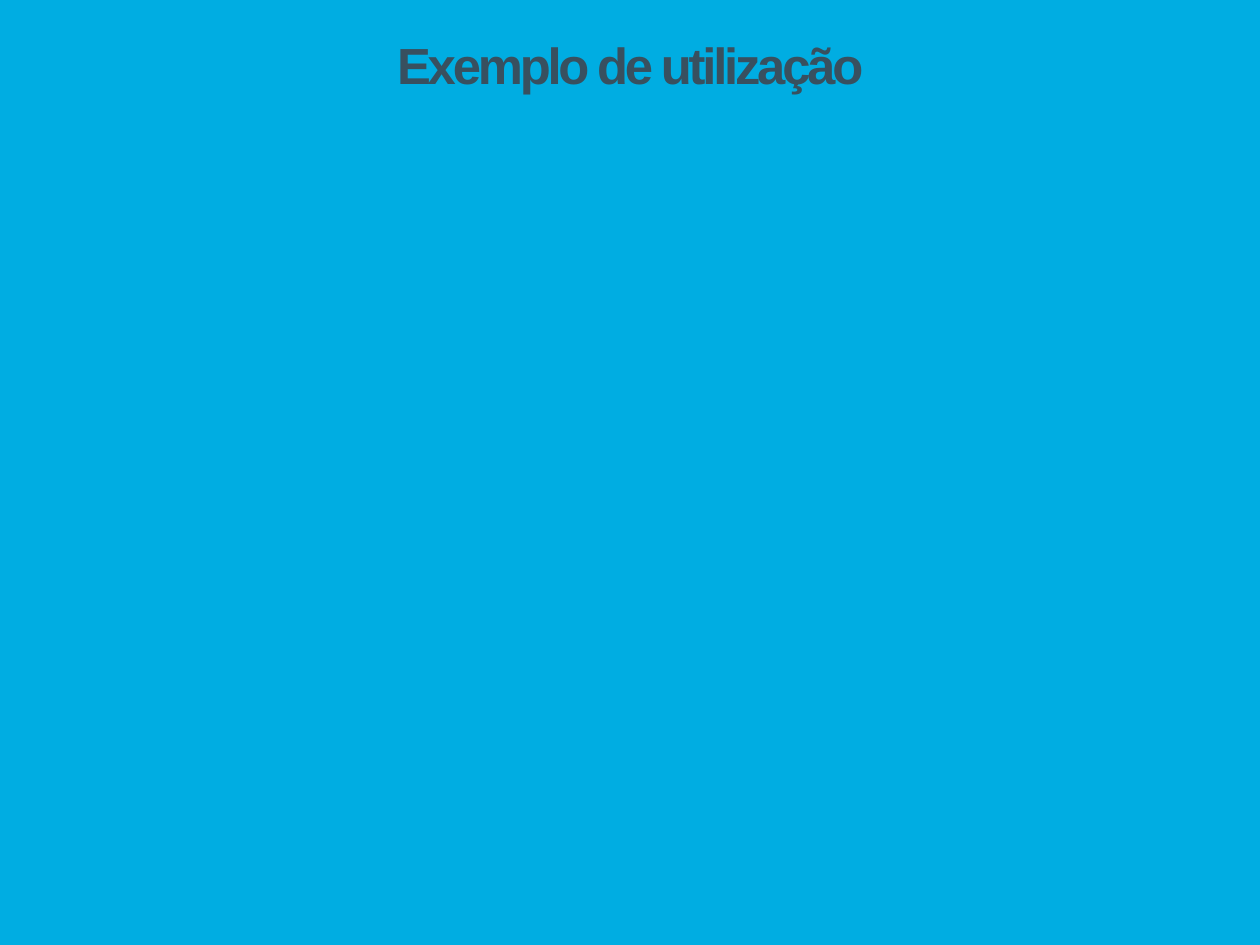
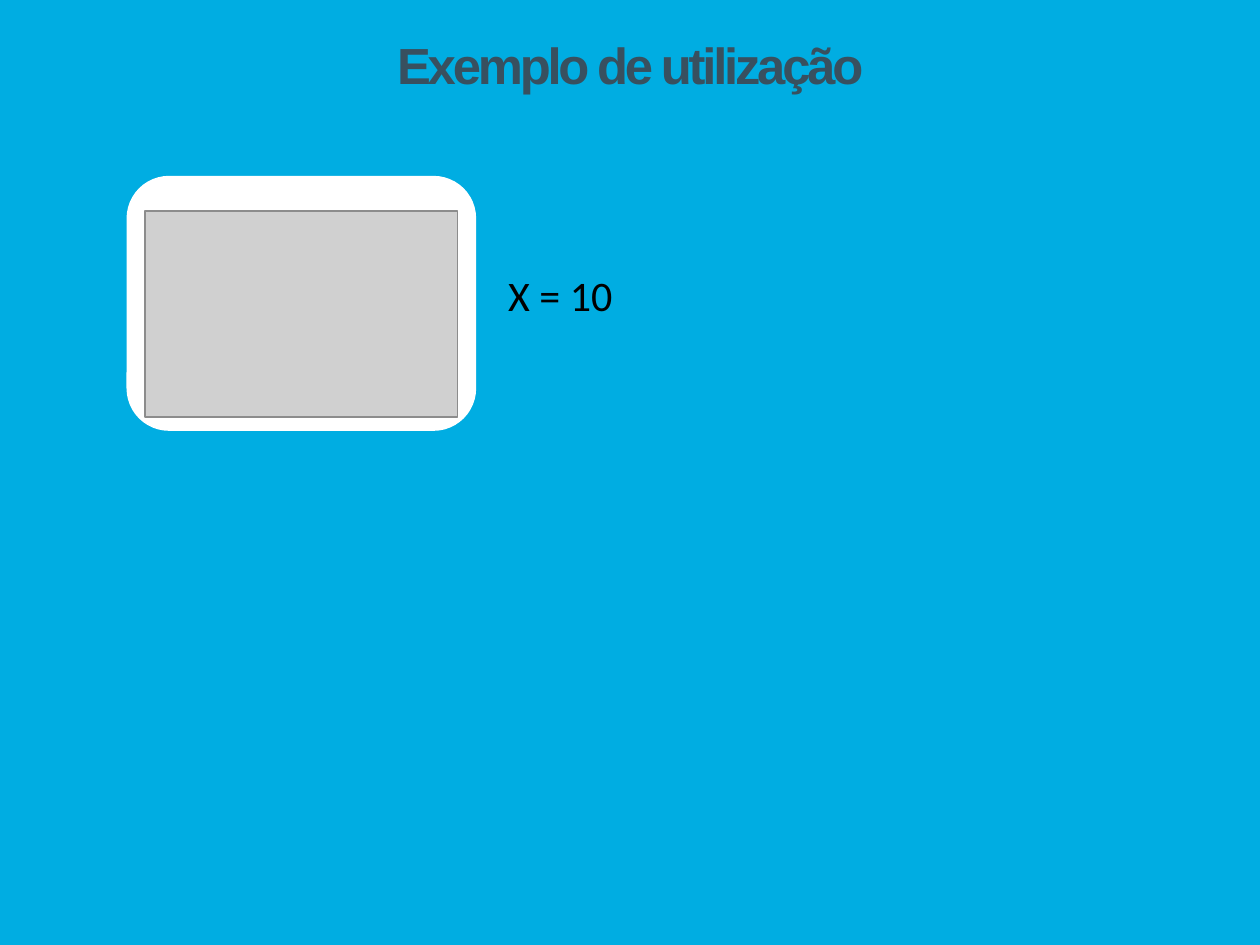
Before and after one commit to Tibblue/PLC, a slide deck: slide 8 of SPLN/tp2/apresSPLN.pptx (slide 6 before the commit). Drawn at 1260x945 pixels with LibreOffice and Linux fonts; fonts in the diff are those of the drawing; grey boxes stand for pictures. Boxes give left, top, right and bottom in pixels: in the first picture for what was removed or moved away, otherwise in the second. Text is boxed around its words. In the diff, an @@ line names an element or a change of style, - is before the commit and + after.

```diff
--- a/SPLN/tp2/apresSPLN.pptx
+++ b/SPLN/tp2/apresSPLN.pptx
@@ rounded rectangle added at (126,176,475,431), fill #FFFFFF @@
@@ picture added at (145,210,457,417) @@
@@ text added at (508,283,613,312), 24 pt, text #000000 @@
+X = 10
```
Also in this commit, not shown: 3 other slides changed, 6 slides added, 2 slides removed, 2 other files.
